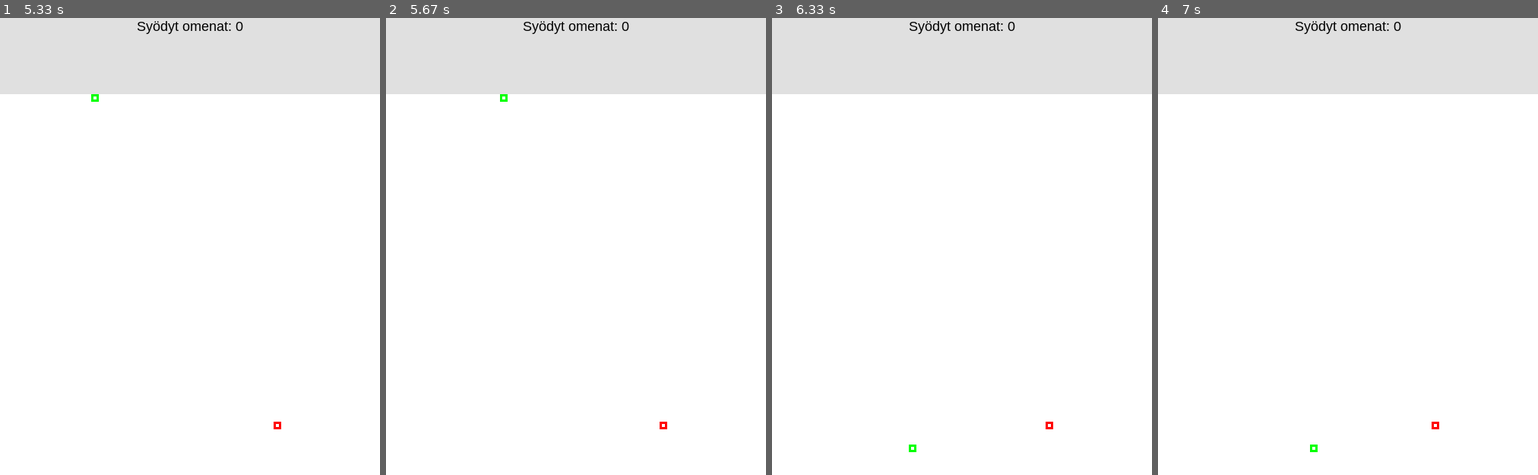
Above: before the commit, frames 1-4 (left to right).
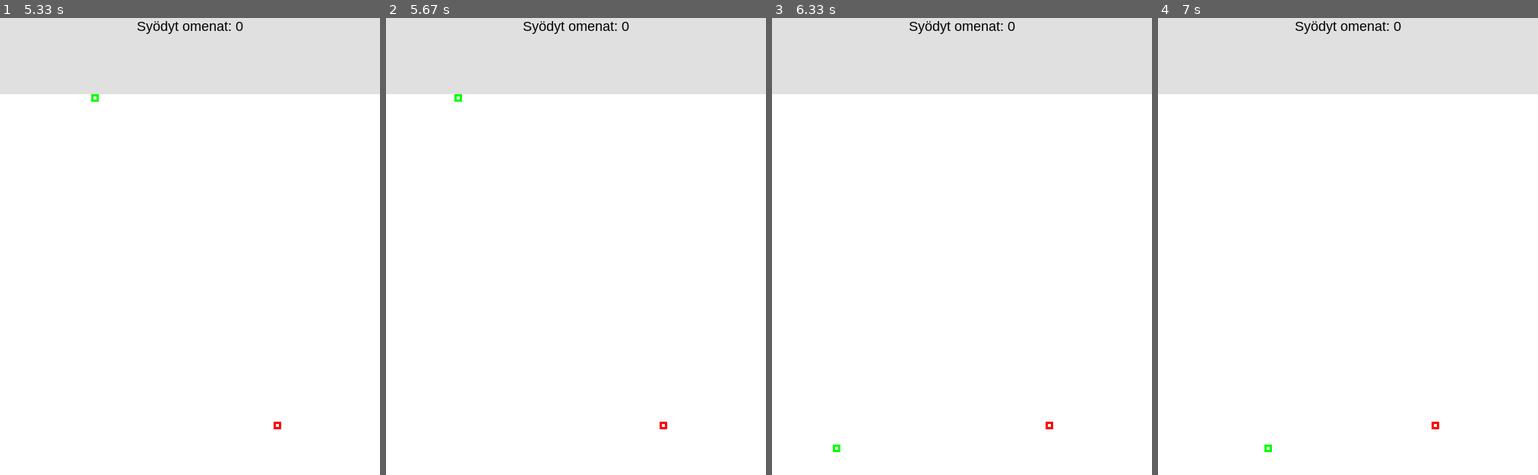
Above: after the commit, the same moments.

Repository: Jaleksi/Pygame
Game: pygame game, started from matopppp.py
The game is run twice, just before and just after one commit, with the same random seed, the same clock (stepped at 60 frames per second) and the same inputs.
Inputs (mouse positions are in pixels of both pictures, inside the frame that each line leads up to):
- Up to frame 1 (5.33 s): click (190, 273) at 0.38 s; hold Right 0.67-1.13 s; move the mouse to (98, 251) at 0.7 s; hold Up 1.17-1.47 s; hold Right 1.5-1.97 s; hold Down 2.57-2.87 s; hold Left 2.9-3.3 s; hold Up 3.33-3.7 s; hold Right 3.73-4.37 s; hold Down 4.4-4.77 s; hold Left 4.8-5.27 s; hold Right from 5.3 s (still down)
- Up to frame 2 (5.67 s): keep holding Right
- Up to frame 3 (6.33 s): release Right at 5.77 s; hold Up 5.8-6.1 s; hold Right from 6.13 s (still down)
- Up to frame 4 (7 s): release Right at 6.6 s; hold Left from 6.63 s (still down)

Frame 1 is identical in both runs. In frame 2, less than 0.1% of the frame differs, in the area x 18-32%, y 16-19%; in frame 3, less than 0.1%; in frame 4, less than 0.1%.

Commit message:
Matopeli

Diff:
--- a/matopppp.py
+++ b/matopppp.py
@@ -31,16 +31,16 @@
                         exit()
         if(event.type == pygame.KEYDOWN):
             if(gameon):
-                if(event.key == pygame.K_LEFT):
+                if(event.key == pygame.K_LEFT and mato.xnopeus != 10):
                     mato.xnopeus = -10
                     mato.ynopeus = 0
-                if(event.key == pygame.K_RIGHT):
+                if(event.key == pygame.K_RIGHT and mato.xnopeus != -10):
                     mato.xnopeus = 10
                     mato.ynopeus = 0
-                if(event.key == pygame.K_UP):
+                if(event.key == pygame.K_UP and mato.ynopeus != 10):
                     mato.ynopeus = -10
                     mato.xnopeus = 0
-                if(event.key == pygame.K_DOWN):
+                if(event.key == pygame.K_DOWN and mato.ynopeus != -10):
                     mato.ynopeus = 10
                     mato.xnopeus = 0
                 if(event.key == pygame.K_SPACE):
